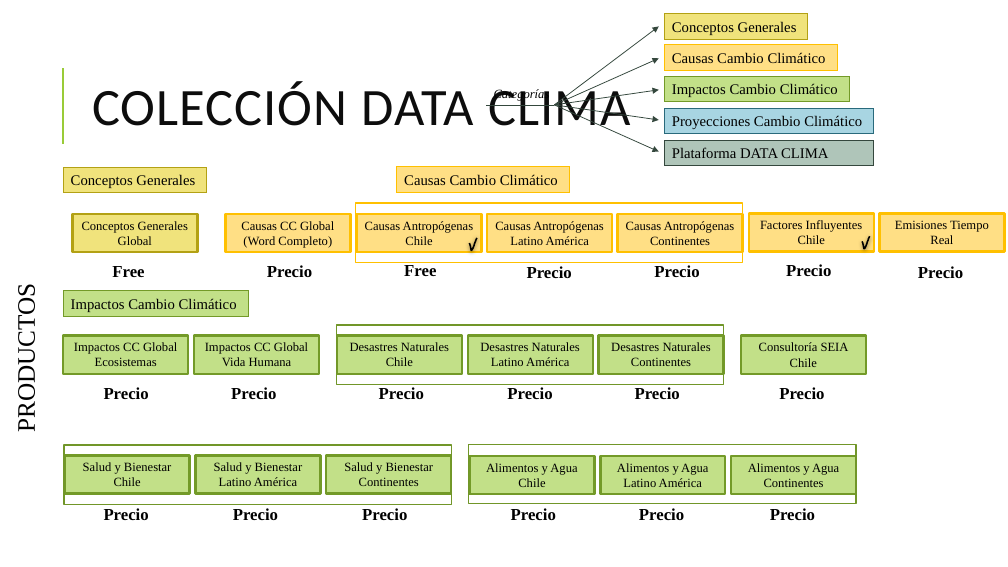
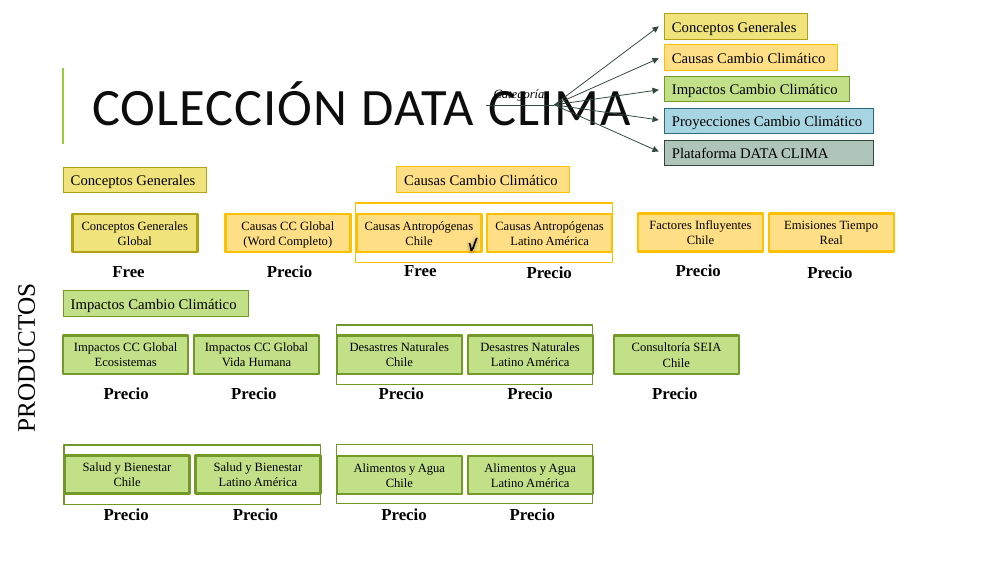
Before and after one commit to Sud-Austral/DATA-ICC, a slide deck: slide 2 of Organización DATA CLIMA.pptx. Drawn at 1008x567 pixels with LibreOffice and Linux fonts; fonts in the diff are those of the drawing. Boxes give left, top, right and bottom in pixels: in the first picture for what was removed or moved away, otherwise in the second. Text is boxed around its words. In the diff, an @@ line names an element or a change of style, - is before the commit and + after.

```diff
--- a/Organización DATA CLIMA.pptx
+++ b/Organización DATA CLIMA.pptx
@@ rectangle: place and size @@
-rectangle at [355,203,743,263]
+rectangle at [355,203,613,263]
@@ rectangle removed at [618,214,743,252] @@
-Causas Antropógenas Continentes
@@ 2 texts, 2 rectangles: place and size @@
-2 texts, 2 rectangles at [749,213,1004,278]
+2 texts, 2 rectangles at [638,213,894,278]
@@ freeform shape removed at [862,237,870,249] @@
@@ text removed at [654,265,699,277] @@
-Precio
@@ rectangle: place and size @@
-rectangle at [337,325,724,385]
+rectangle at [337,325,593,385]
@@ rectangle removed at [599,336,724,374] @@
-Desastres Naturales Continentes
@@ rectangle "Consultoría SEIA Chile": place and size @@
-rectangle "Consultoría SEIA Chile" at [741,336,866,374]
+rectangle "Consultoría SEIA Chile" at [614,336,739,374]
@@ text removed at [635,387,680,399] @@
-Precio
@@ text "Precio": place and size @@
-text "Precio" at [779,387,824,399]
+text "Precio" at [652,387,697,399]
@@ rectangle: place and size @@
-rectangle at [64,445,452,504]
+rectangle at [64,445,321,504]
@@ rectangle: place and size @@
-rectangle at [469,445,857,504]
+rectangle at [337,445,593,504]
@@ rectangle removed at [327,456,451,494] @@
-Salud y Bienestar Continentes
@@ rectangle "Alimentos y Agua Chile": place and size @@
-rectangle "Alimentos y Agua Chile" at [470,456,594,494]
+rectangle "Alimentos y Agua Chile" at [337,456,462,494]
@@ 2 texts, 1 rectangle: place and size @@
-2 texts, 1 rectangle at [511,456,725,520]
+2 texts, 1 rectangle at [381,456,593,520]
@@ rectangle removed at [731,456,856,494] @@
-Alimentos y Agua Continentes
@@ text removed at [362,508,407,520] @@
-Precio
@@ text removed at [770,508,815,520] @@
-Precio
```
Also in this commit, not shown: 2 other slides changed, 16 other files.
